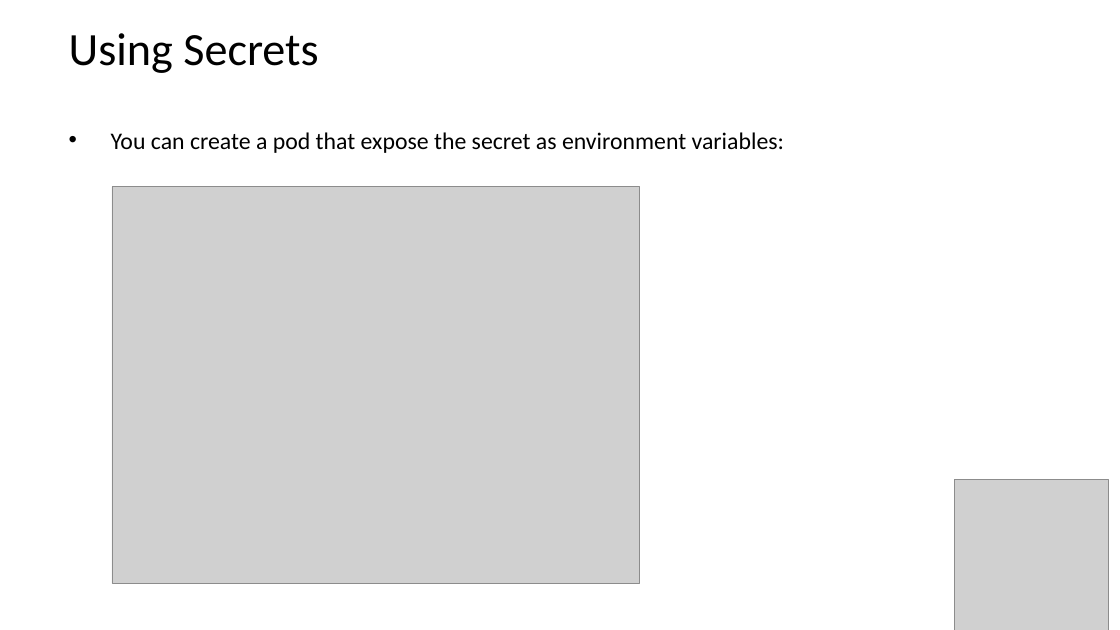
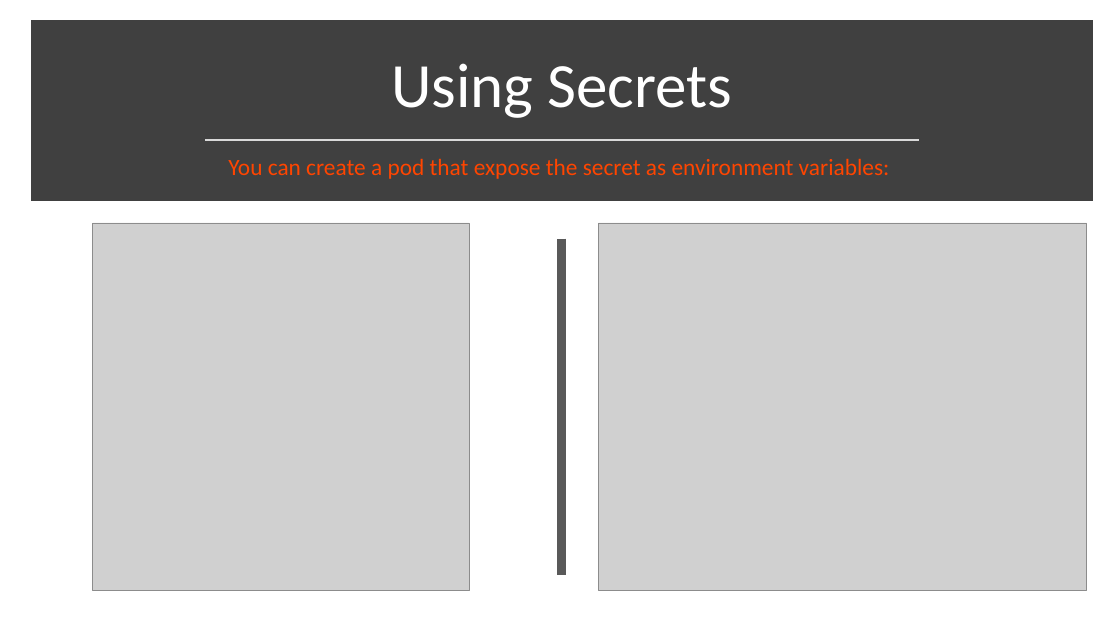
Before and after one commit to MohanRamadoss/kubernetes, a slide deck: slide 5 of 12-Secrets/Secrets.pptx. Drawn at 1120x630 pixels with LibreOffice and Linux fonts; fonts in the diff are those of the drawing; grey boxes stand for pictures. Boxes give left, top, right and bottom in pixels: in the first picture for what was removed or moved away, otherwise in the second. Text is boxed around its words. In the diff, an @@ line names an element or a change of style, - is before the commit and + after.

```diff
--- a/12-Secrets/Secrets.pptx
+++ b/12-Secrets/Secrets.pptx
@@ rectangle added at (36,26,1087,196), fill #404040, outline #404040 10 pt @@
@@ title "Using Secrets": place and size @@
-title "Using Secrets" at (69,33,318,73)
+title "Using Secrets" at (391,63,733,118)
@@ title "Using Secrets" at (391,63,733,118): size 39.6 to 54 pt, text colour #000000 to #FFFFFF; alignment left to centre; vertical alignment middle to bottom @@
@@ line added from (205, 139) to (919, 139), #D9D9D9 1.75 pt @@
@@ text "You can create a pod ...": place and size @@
-text "You can create a pod ..." at (111,132,784,153)
+text "You can create a pod ..." at (228,159,890,179)
@@ text "You can create a pod ..." at (228,159,890,179): size 20.4 to 20 pt, text colour #000000 to #FF4500; alignment left to centre; bullet • to none; line spacing 1.4 to 0.9 @@
@@ picture: place and size @@
-picture at (954,480,1108,630)
+picture at (93,223,470,590)
@@ line added from (562, 239) to (562, 575), #595959 8 pt @@
@@ picture: place and size @@
-picture at (112,187,639,583)
+picture at (599,223,1087,590)
```
Also in this commit, not shown: 4 other slides changed, 1 slide added, 1 slide removed, 8 other files.
